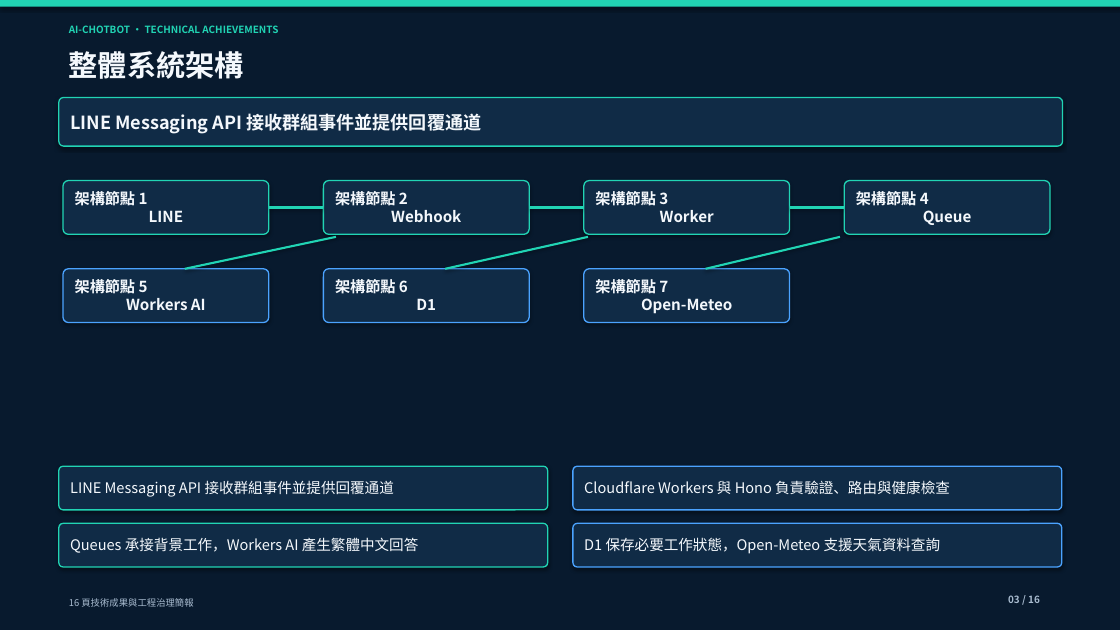
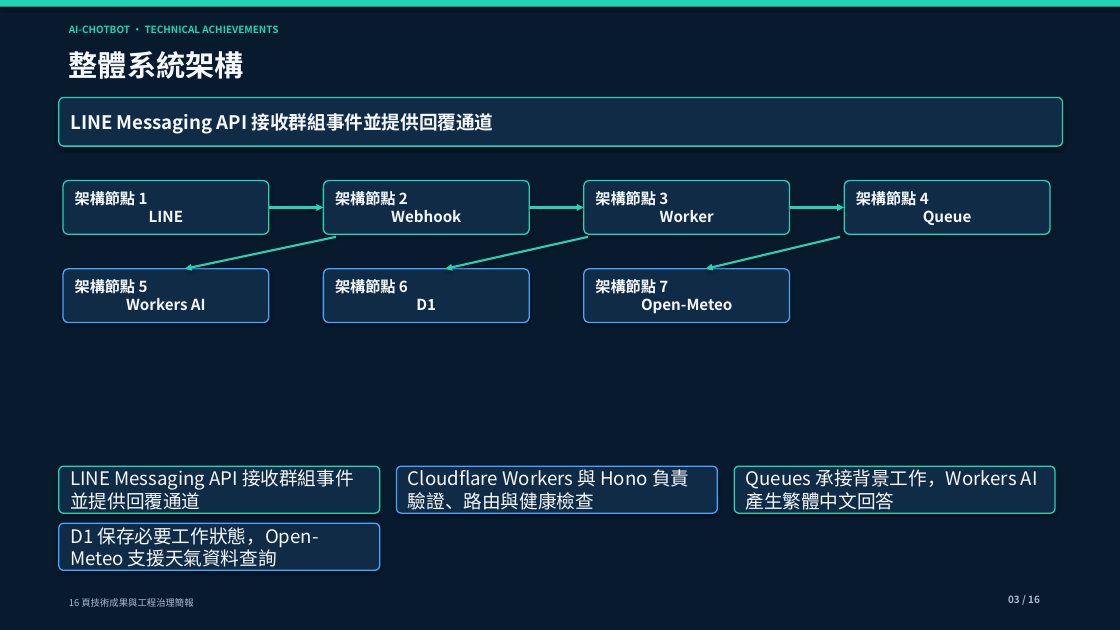
Before and after one commit to yamopeng0918/AI-ChotBot, a slide deck: slide 3 of docs/presentations/AI-ChotBot-technical-achievements.pptx. Drawn at 1120x630 pixels with LibreOffice and Linux fonts; fonts in the diff are those of the drawing. Boxes give left, top, right and bottom in pixels: in the first picture for what was removed or moved away, otherwise in the second. Text is boxed around its words. In the diff, an @@ line names an element or a change of style, - is before the commit and + after.

```diff
--- a/docs/presentations/AI-ChotBot-technical-achievements.pptx
+++ b/docs/presentations/AI-ChotBot-technical-achievements.pptx
@@ rounded rectangle "LINE Messaging API 接收群組事件並提供回覆通道" at (x1=59, y1=97, x2=1063, y2=146): size 15.5 to 16 pt @@
@@ line (529, 208) - (584, 208): line to arrow @@
@@ line (336, 237) - (185, 269): line to arrow @@
@@ line (588, 237) - (445, 269): line to arrow @@
@@ line (840, 237) - (706, 269): line to arrow @@
@@ rounded rectangle "LINE Messaging API 接收群組事件並提供回覆通道" resized from (x1=59, y1=466, x2=548, y2=510) to (x1=59, y1=466, x2=380, y2=513) @@
@@ rounded rectangle "Cloudflare Workers 與 Hono 負責驗證、路由與健康檢查" resized from (x1=573, y1=466, x2=1062, y2=510) to (x1=397, y1=466, x2=718, y2=513) @@
@@ rounded rectangle "Queues 承接背景工作，Workers AI 產生繁體中文回答" resized from (x1=59, y1=523, x2=548, y2=567) to (x1=734, y1=466, x2=1055, y2=513) @@
@@ size 12.5 to 16 pt in 4 elements at (x1=59, y1=466, x2=380, y2=513), (x1=397, y1=466, x2=718, y2=513), (x1=734, y1=466, x2=1055, y2=513), (x1=59, y1=523, x2=380, y2=571) @@
@@ rounded rectangle "D1 保存必要工作狀態，Open-Meteo 支援天氣資料查詢" resized from (x1=573, y1=523, x2=1062, y2=567) to (x1=59, y1=523, x2=380, y2=571) @@
```
Also in this commit, not shown: 15 other slides changed, 3 other files.
